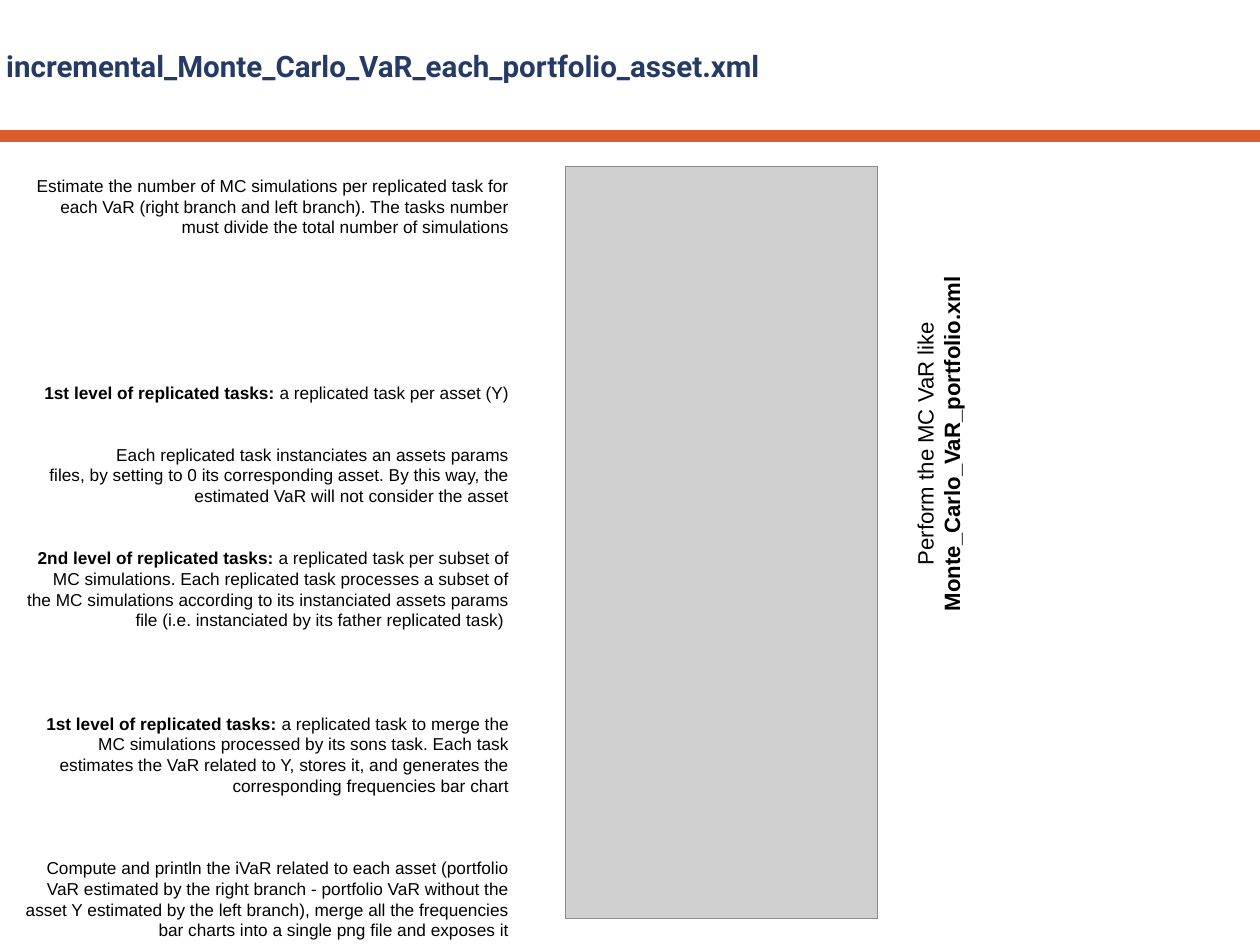
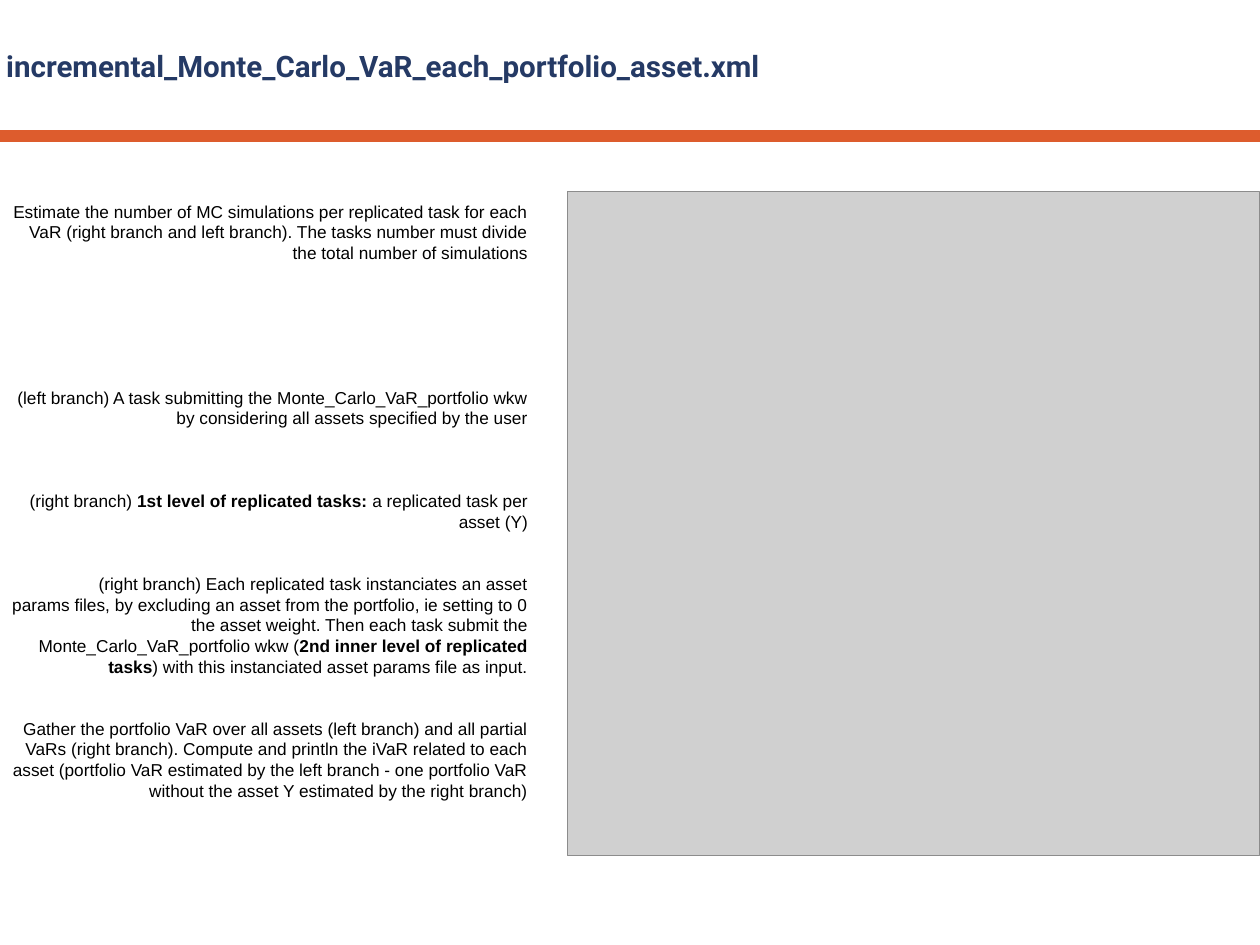
Before and after one commit to ow2-proactive/proactive-examples, a slide deck: slide 8 of Finance/resources/doc/dev/risk-valuation-proactive.pptx (slide 7 before the commit). Drawn at 1260x945 pixels with LibreOffice and Linux fonts; fonts in the diff are those of the drawing; grey boxes stand for pictures; background and template pictures are left out. Boxes give left, top, right and bottom in pixels: in the first picture for what was removed or moved away, otherwise in the second. Text is boxed around its words. In the diff, an @@ line names an element or a change of style, - is before the commit and + after.

Commit message:
Remove imbricated replicated tasks from incremental VaR wkw + add stress testing interactive wkw + update doc (#1228)

```diff
--- a/Finance/resources/doc/dev/risk-valuation-proactive.pptx
+++ b/Finance/resources/doc/dev/risk-valuation-proactive.pptx
@@ picture removed at box(565, 167, 877, 919) @@
@@ text "Estimate the number of MC ...": place and size @@
-text "Estimate the number of MC ..." at box(26, 386, 509, 940)
+text "Estimate the number of MC ..." at box(12, 205, 528, 801)
@@ picture added at box(567, 192, 1260, 856) @@
@@ text removed at box(914, 309, 965, 600) @@
-Perform the MC VaR like Monte_Carlo_VaR_portfolio.xml
@@ text at box(12, 391, 528, 801): text changed @@
-1st level of replicated tasks: a replicated task per asset (Y)
-Each replicated task instanciates an assets params files, by setting to 0 its corresponding asset. By this way, the estimated VaR will not consider the asset
-2nd level of replicated tasks: a replicated task per subset of MC simulations. Each replicated task processes a subset of the MC simulations according to its instanciated assets params file (i.e. instanciated by its father replicated task)
-1st level of replicated tasks: a replicated task to merge the MC simulations processed by its sons task. Each task estimates the VaR related to Y, stores it, and generates the corresponding frequencies bar chart
-Compute and println the iVaR related to each asset (portfolio VaR estimated by the right branch - portfolio VaR without the asset Y estimated by the left branch), merge all the frequencies bar charts into a single png file and exposes it
+(left branch) A task submitting the Monte_Carlo_VaR_portfolio wkw by considering all assets specified by the user
+(right branch) 1st level of replicated tasks: a replicated task per asset (Y)
+(right branch) Each replicated task instanciates an asset params files, by excluding an asset from the portfolio, ie setting to 0 the asset weight. Then each task submit the Monte_Carlo_VaR_portfolio wkw (2nd inner level of replicated tasks) with this instanciated asset params file as input.
+Gather the portfolio VaR over all assets (left branch) and all partial VaRs (right branch). Compute and println the iVaR related to each asset (portfolio VaR estimated by the left branch - one portfolio VaR without the asset Y estimated by the right branch)
```
Also in this commit, not shown: 6 other slides changed, 1 slide added, 9 other files.
